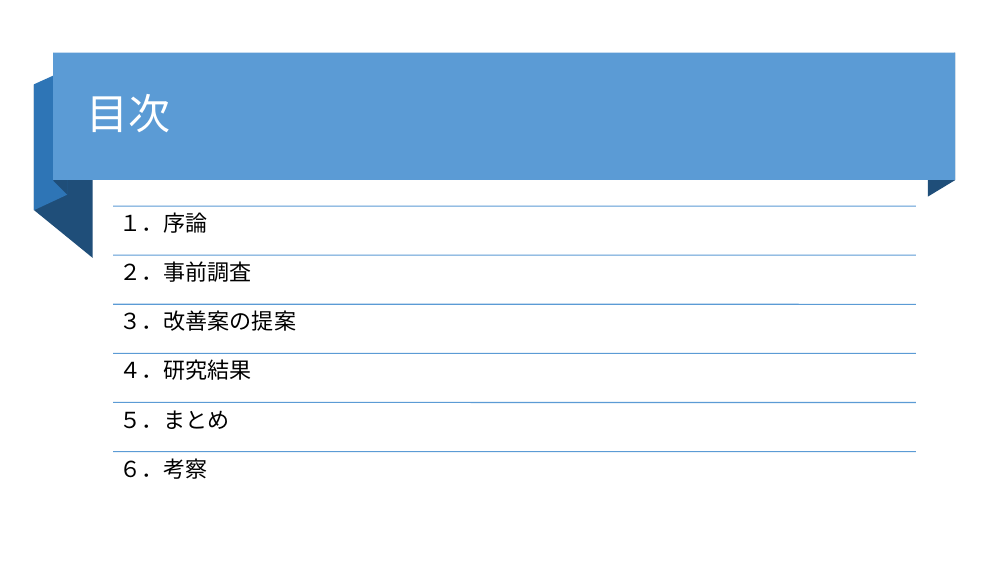
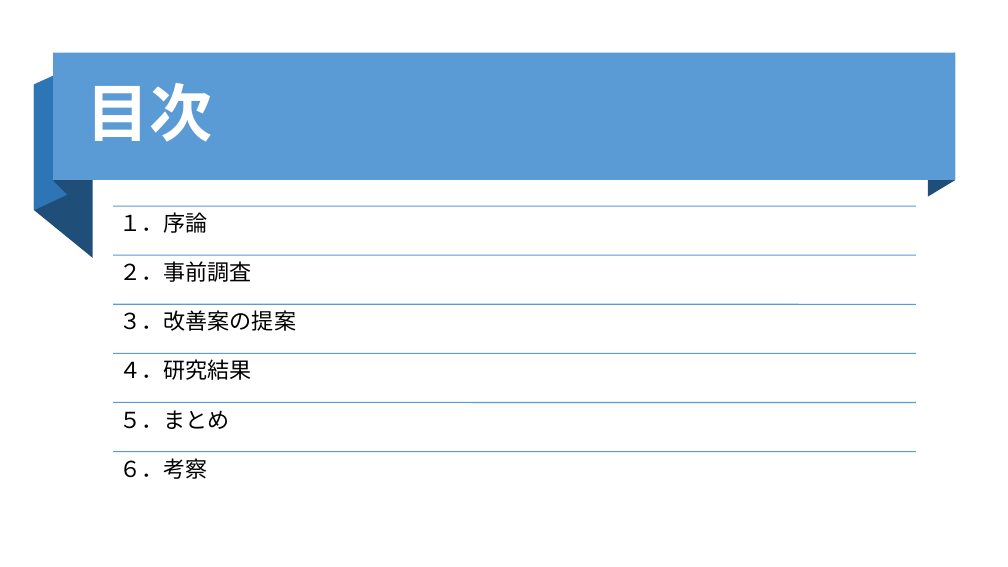
Before and after one commit to R4HB02-teamR/-R, a slide deck: slide 2 of progress/樫本/卒研発表リハ.pptx. Drawn at 1008x567 pixels with LibreOffice and Linux fonts; fonts in the diff are those of the drawing. Boxes give left, top, right and bottom in pixels: in the first picture for what was removed or moved away, otherwise in the second. Text is boxed around its words. In the diff, an @@ line names an element or a change of style, - is before the commit and + after.

```diff
--- a/progress/樫本/卒研発表リハ.pptx
+++ b/progress/樫本/卒研発表リハ.pptx
@@ title "目次" at (87,83,213,142): size 40 to 60 pt, font Calibri to Noto Sans CJK JP, bold on @@
```
Also in this commit, not shown: 11 other slides changed, 5 slides added.
